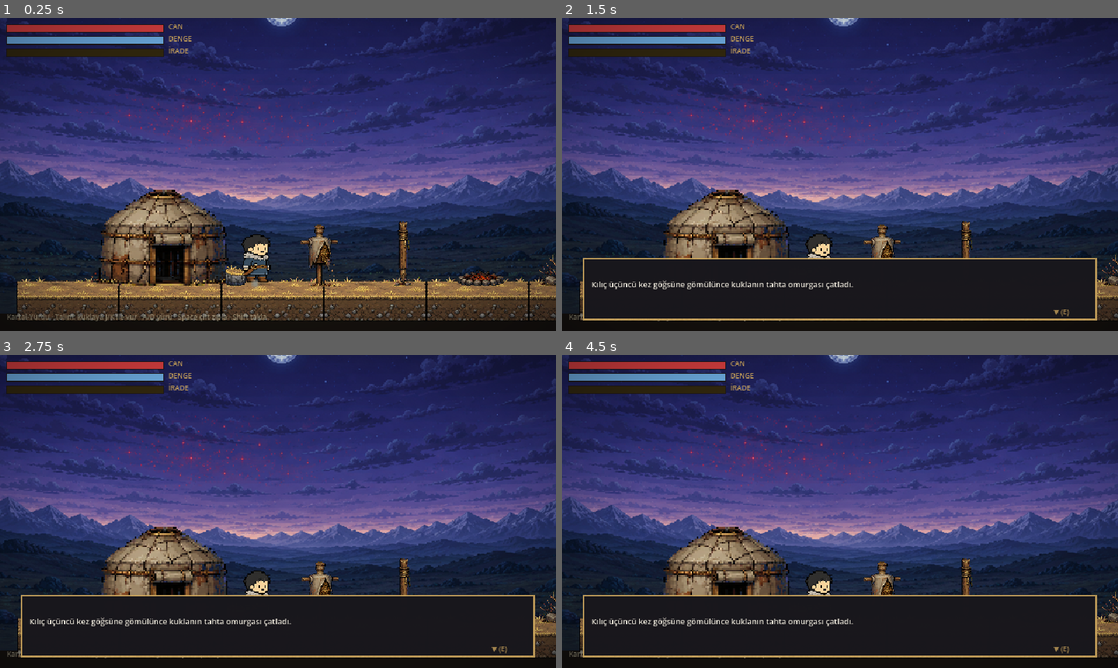
Above: before the commit, frames 1-4 (two rows, left to right).
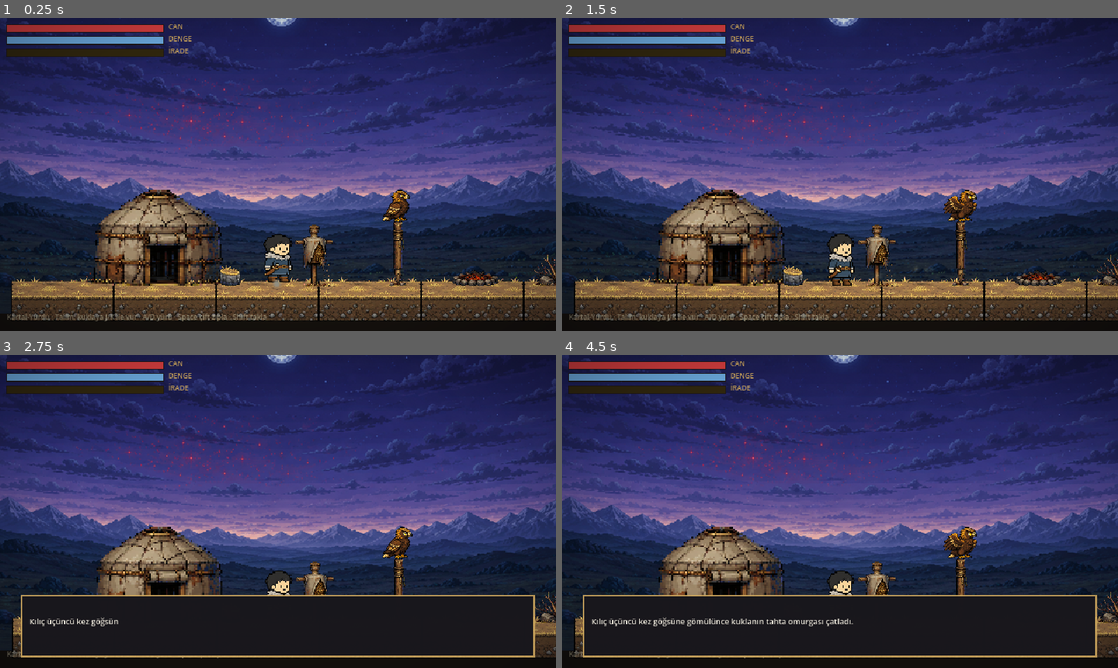
Above: after the commit, the same moments.

Repository: AhmetSoz/verridia
Game: Godot game, scene res://scenes/levels/kartal_yurdu.tscn
Two runs of this game, one before a commit and one after it. Both use one fixed random seed, a clock stepped at 60 frames per second and the inputs below.
Inputs:
- Up to frame 1 (0.25 s): no input
- Up to frame 2 (1.5 s): tap S (egil) at 0.6 s; tap E (etkilesim) at 1.35 s
- Up to frame 3 (2.75 s): tap D (hareket_sag) at 2.1 s
- Up to frame 4 (4.5 s): tap A (hareket_sol) at 2.85 s; tap Shift (kacin) at 3.6 s; tap L (parry) at 4.35 s

The runs differ from the first frame. In frame 1, 11% of the frame differs, in the area x 2-100%, y 54-97%; in frame 2, 18%; in frame 3, 4.6%; in frame 4, 4.4%.

Commit message:
feat(oyun): otomatik sinematik (dizi gibi) + Burkut kazikta
- diyalog otomatik mod: metin kendi akar, satirlar okuma suresine gore kendi ilerler (girdi yok)
- acilis sinematigi: Togan kendi kendine kuklaya 3 kez vurur, sonra kitap metni otomatik oynar
- Burkut (kartal) islendi + kazaga konduruldu (tunek animasyonu, dongulu)
- Togan baslangic konumu kuklaya yakin (talim vuruslari isabet etsin)

Co-Authored-By: Claude Opus 4.8 <noreply@anthropic.com>

Diff:
--- /dev/null
+++ b/game/scenes/characters/burkut.tscn
@@ -0,0 +1,19 @@
+[gd_scene load_steps=6 format=3]
+
+[ext_resource type="Texture2D" path="res://asset/burkut/tunek_0.png" id="0"]
+[ext_resource type="Texture2D" path="res://asset/burkut/tunek_1.png" id="1"]
+[ext_resource type="Texture2D" path="res://asset/burkut/tunek_2.png" id="2"]
+[ext_resource type="Texture2D" path="res://asset/burkut/tunek_3.png" id="3"]
+
+[sub_resource type="SpriteFrames" id="sf"]
+animations = [{
+"frames": [{"duration": 1.0, "texture": ExtResource("0")}, {"duration": 1.0, "texture": ExtResource("1")}, {"duration": 1.0, "texture": ExtResource("2")}, {"duration": 1.0, "texture": ExtResource("3")}],
+"loop": true,
+"name": &"tunek",
+"speed": 4.0
+}]
+
+[node name="Burkut" type="AnimatedSprite2D"]
+sprite_frames = SubResource("sf")
+animation = &"tunek"
+autoplay = "tunek"
--- a/game/scenes/levels/kartal_yurdu.tscn
+++ b/game/scenes/levels/kartal_yurdu.tscn
@@ -1,6 +1,7 @@
-[gd_scene load_steps=17 format=3]
+[gd_scene load_steps=19 format=3]
 
 [ext_resource type="Script" path="res://scripts/levels/kartal_yurdu.gd" id="1"]
+[ext_resource type="PackedScene" path="res://scenes/characters/burkut.tscn" id="7"]
 [ext_resource type="PackedScene" path="res://scenes/characters/togan.tscn" id="2"]
 [ext_resource type="Texture2D" path="res://asset/arkaplanlar/bozkir_arka.png" id="3"]
 [ext_resource type="PackedScene" path="res://scenes/ui/hud.tscn" id="4"]
@@ -91,6 +92,9 @@
 position = Vector2(330, 266)
 texture = ExtResource("21")
 
+[node name="Burkut" parent="." instance=ExtResource("7")]
+position = Vector2(345, 245)
+
 [node name="Ates" type="Sprite2D" parent="."]
 centered = false
 position = Vector2(408, 322)
@@ -189,7 +193,7 @@
 shape = SubResource("plat_b")
 
 [node name="Togan" parent="." instance=ExtResource("2")]
-position = Vector2(175, 320)
+position = Vector2(206, 320)
 
 [node name="Vinyet" type="CanvasLayer" parent="."]
 layer = 5
--- a/game/scripts/levels/kartal_yurdu.gd
+++ b/game/scripts/levels/kartal_yurdu.gd
@@ -19,17 +19,23 @@
 	_acilis_sinematigi.call_deferred()
 
 func _acilis_sinematigi() -> void:
-	# Togan yere otursun, sonra kitap açılış satırları
+	# Otomatik sinematik (dizi gibi): Togan kendi kendine talim yapar, metin kendi akar.
 	oyuncu.girdi_kilitli = true
-	await get_tree().create_timer(0.7).timeout
+	oyuncu.yon = 1
+	await get_tree().create_timer(0.5).timeout
+	# Togan kuklaya üç kez vuruyor (kitabın açılışı)
+	for i in range(3):
+		if is_instance_valid(oyuncu):
+			oyuncu._saldiri_basla(false)
+		await get_tree().create_timer(0.55).timeout
 	var d = DIALOG.instantiate()
 	add_child(d)
 	d.bitti.connect(func(): oyuncu.girdi_kilitli = false)
 	d.goster([
 		["", "Kılıç üçüncü kez göğsüne gömülünce kuklanın tahta omurgası çatladı."],
 		["", "Aşağıda Kartal-Yurdu uyuyordu. Tek Göz kuzey sırtlarının üzerinde asılıydı."],
-		["Togan", "(Kaçıncı darbe olduğunu bilmiyorum. Şafak hâlâ ne kadar uzak?)"],
+		["Togan", "Kaçıncı darbe olduğunu bilmiyorum. Şafak hâlâ ne kadar uzak?"],
 		["Kaya", "Demiri değil, kendini yoruyorsun."],
 		["Kaya", "Bir kez de ete kemiğe karşı salla. Belki kime vurduğunu hatırlarsın."],
-		["", "Talimin vakti geldi. (Kuklaya J/K ile vur, A/D ile yürü.)"],
-	])
+		["", "Talimin vakti geldi. Kuklaya J/K ile vur, A/D ile yürü."],
+	], true)   # otomatik = dizi gibi kendi akar
--- a/game/scripts/ui/dialog.gd
+++ b/game/scripts/ui/dialog.gd
@@ -15,13 +15,16 @@
 var _idx: int = -1
 var _tam: String = ""
 var _gorunen: float = 0.0
+var _otomatik: bool = false
+var _bekle: float = 0.0
 
 func _ready() -> void:
 	kutu.visible = false
 
-func goster(satirlar: Array) -> void:
+func goster(satirlar: Array, otomatik: bool = false) -> void:
 	_satirlar = satirlar
 	_idx = -1
+	_otomatik = otomatik
 	kutu.visible = true
 	_sonraki()
 
@@ -36,6 +39,7 @@
 	ad_lbl.visible = s[0] != ""
 	_tam = s[1]
 	_gorunen = 0.0
+	_bekle = 0.0
 	metin_lbl.text = ""
 	devam_lbl.visible = false
 
@@ -46,10 +50,16 @@
 		_gorunen = minf(_gorunen + HIZ * delta, float(_tam.length()))
 		metin_lbl.text = _tam.substr(0, int(_gorunen))
 		if _gorunen >= float(_tam.length()):
-			devam_lbl.visible = true
+			devam_lbl.visible = not _otomatik
+			# otomatik modda okuma süresi kadar bekle
+			_bekle = 1.3 + 0.05 * float(_tam.length())
+	elif _otomatik:
+		_bekle -= delta
+		if _bekle <= 0.0:
+			_sonraki()
 
 func _input(event: InputEvent) -> void:
-	if not kutu.visible:
+	if not kutu.visible or _otomatik:   # otomatik modda girdi yok (dizi gibi akar)
 		return
 	if event.is_action_pressed("etkilesim") or event.is_action_pressed("zipla") or event.is_action_pressed("saldiri_hafif"):
 		if _gorunen < float(_tam.length()):
Binary file added: game/asset/burkut/tunek_0.png
Not shown, added: game/asset/burkut/tunek_0.png.import
Binary file added: game/asset/burkut/tunek_1.png
Not shown, added: game/asset/burkut/tunek_1.png.import
Binary file added: game/asset/burkut/tunek_2.png
Not shown, added: game/asset/burkut/tunek_2.png.import
Binary file added: game/asset/burkut/tunek_3.png
Not shown, added: game/asset/burkut/tunek_3.png.import
